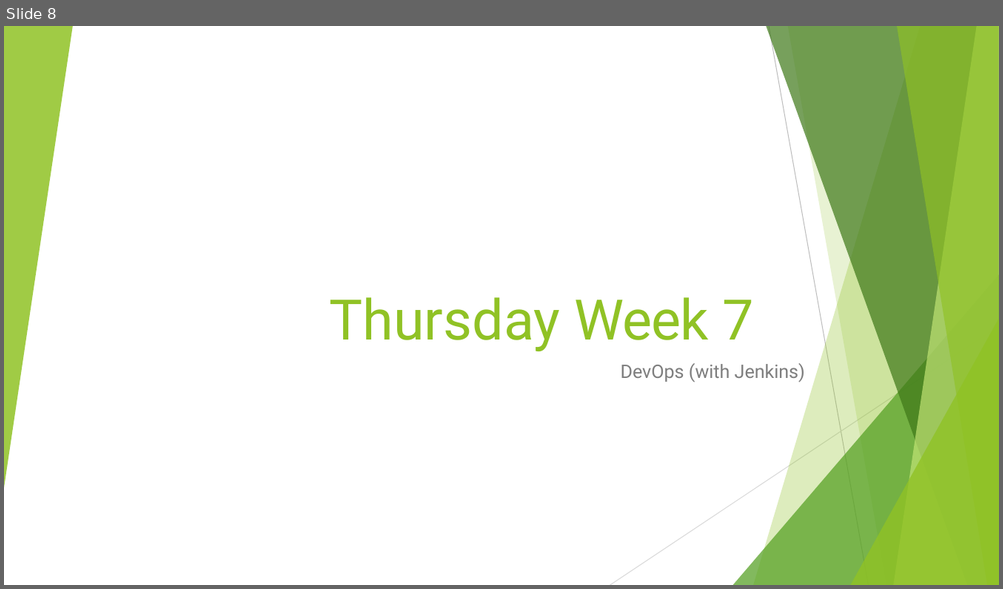
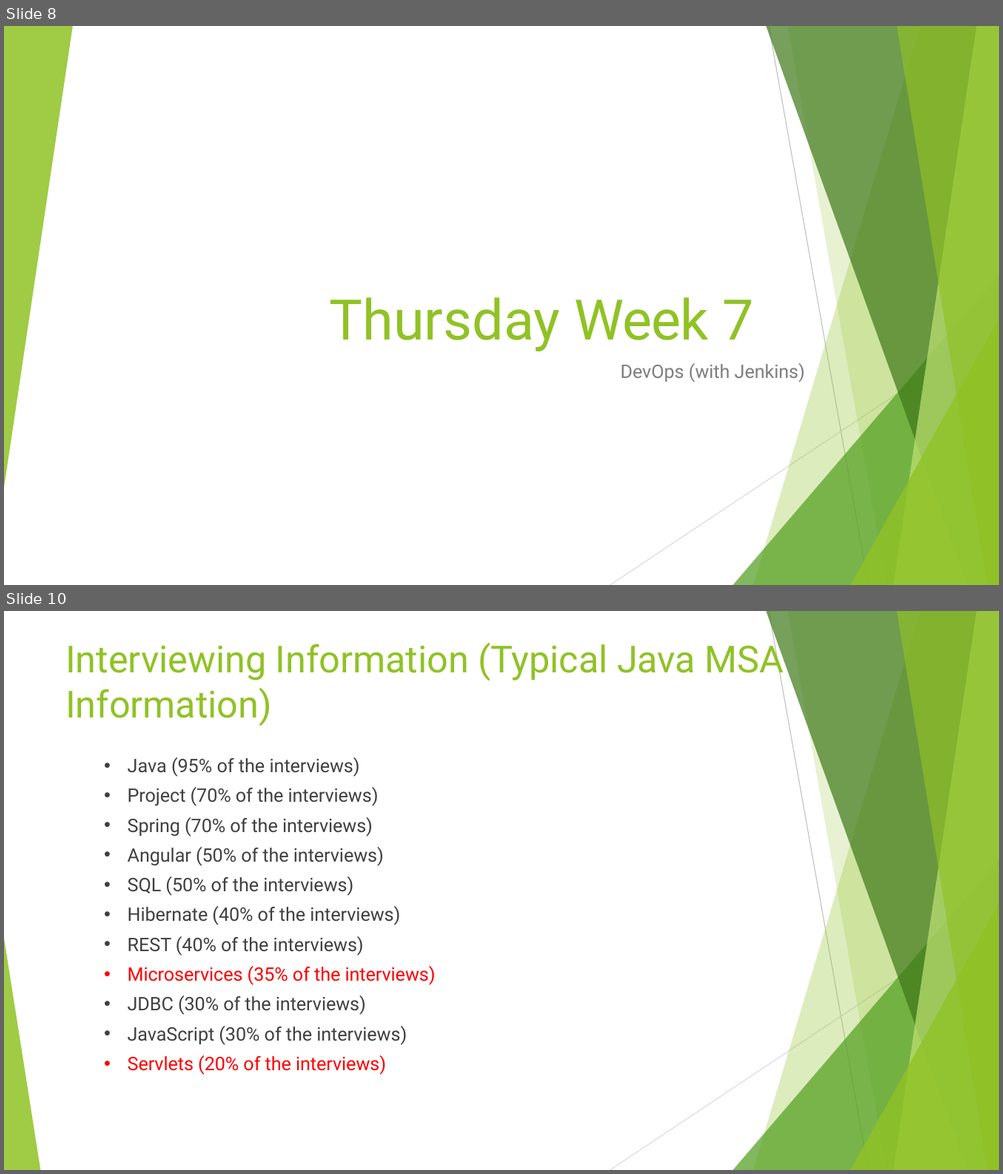
Before and after one commit to 210712jwa/training, a slide deck: java-with-automation/week-7/powerpoint.pptx. Shown one above the other, each under a label of ours: slide 8 before the commit, slides 8 and 10 after it; the slides between them are not shown. The pictures are 1003x589 and 1003x1174 pixels, drawn with LibreOffice and Linux fonts; fonts in the diff are those of the drawing. Boxes give left, top, right and bottom in pixels: in the first picture for what was removed or moved away, otherwise in the second. Text is boxed around its words. In the diff, an @@ line names an element or a change of style, - is before the commit and + after.

```diff
--- a/java-with-automation/week-7/powerpoint.pptx
+++ b/java-with-automation/week-7/powerpoint.pptx
@@ slide 10 added at <box>4,611,999,1170</box>, background #FFFFFF; not listed: 9 template elements that a slide beside it also shows @@
@@ title added at <box>65,638,784,726</box>, 36 pt, text #90C225 @@
+Interviewing Information (Typical Java MSA Information)
@@ text added at <box>128,758,435,1075</box>, 18 pt, text #404040 @@
+• Java (95% of the interviews)
+• Project (70% of the interviews)
+• Spring (70% of the interviews)
+• Angular (50% of the interviews)
+• SQL (50% of the interviews)
+• Hibernate (40% of the interviews)
+• REST (40% of the interviews)
+• Microservices (35% of the interviews)
+• JDBC (30% of the interviews)
+• JavaScript (30% of the interviews)
+• Servlets (20% of the interviews)
@@ freeform shape added at <box>4,939,40,1170</box>, fill #90C225 at 85% opacity @@
```
Also in this commit, not shown: 2 slides changed, 1 other slide added, 2 other files.
